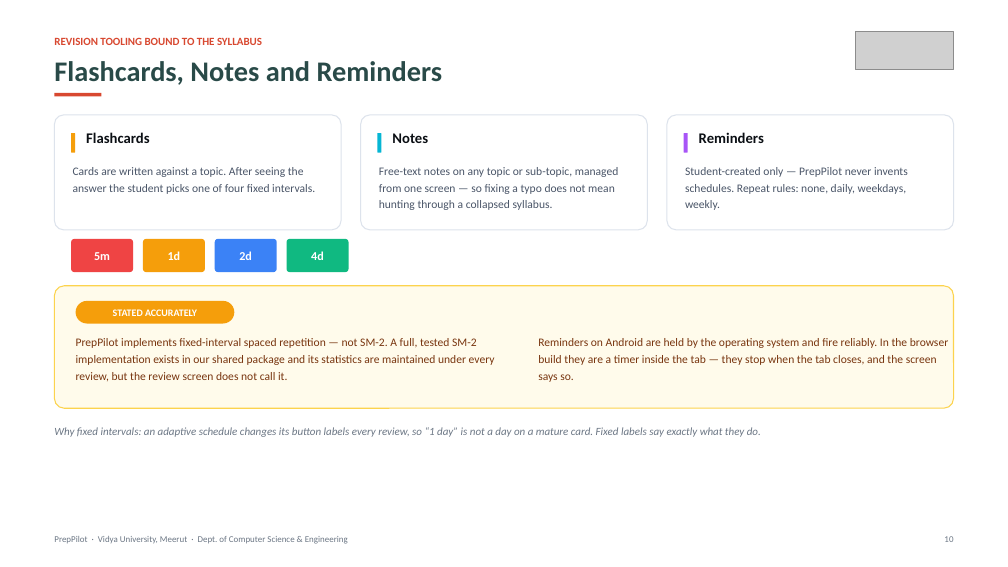
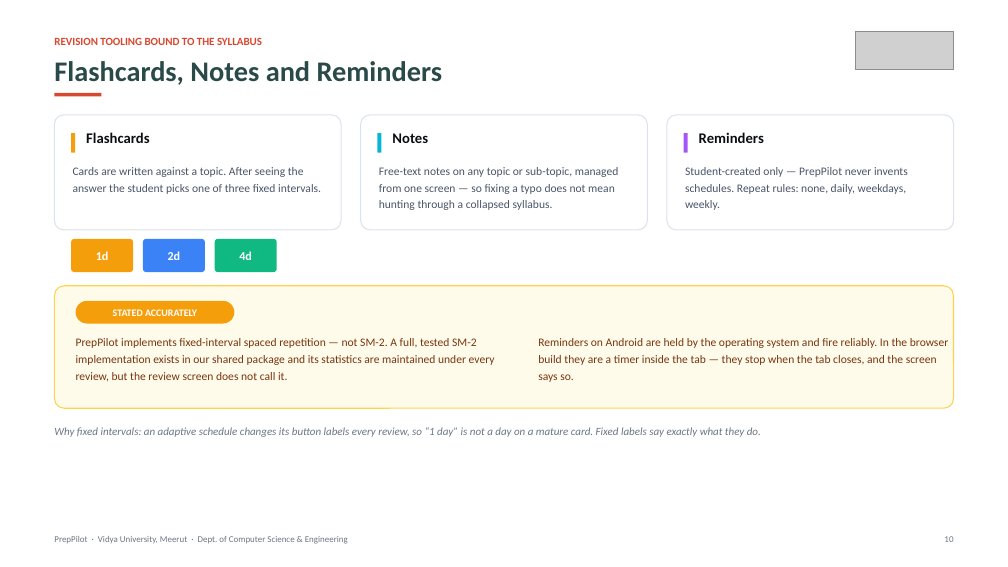
Before and after one commit to Archiit-jain/preppilot, a slide deck: slide 10 of docs/PrepPilot_First_Project_Presentation.pptx. Drawn at 1008x567 pixels with LibreOffice and Linux fonts; fonts in the diff are those of the drawing; grey boxes stand for pictures. Boxes give left, top, right and bottom in pixels: in the first picture for what was removed or moved away, otherwise in the second. Text is boxed around its words. In the diff, an @@ line names an element or a change of style, - is before the commit and + after.

```diff
--- a/docs/PrepPilot_First_Project_Presentation.pptx
+++ b/docs/PrepPilot_First_Project_Presentation.pptx
@@ text at box(73, 167, 321, 194): text changed @@
-Cards are written against a topic. After seeing the answer the student picks one of four fixed intervals.
+Cards are written against a topic. After seeing the answer the student picks one of three fixed intervals.
@@ rounded rectangle removed at box(71, 239, 133, 272) @@
-5m
@@ 3 rounded rectangles: place and size @@
-3 rounded rectangles at box(143, 239, 349, 272)
+3 rounded rectangles at box(71, 239, 277, 272)
```
Also in this commit, not shown: 3 other slides changed, 54 other files.
